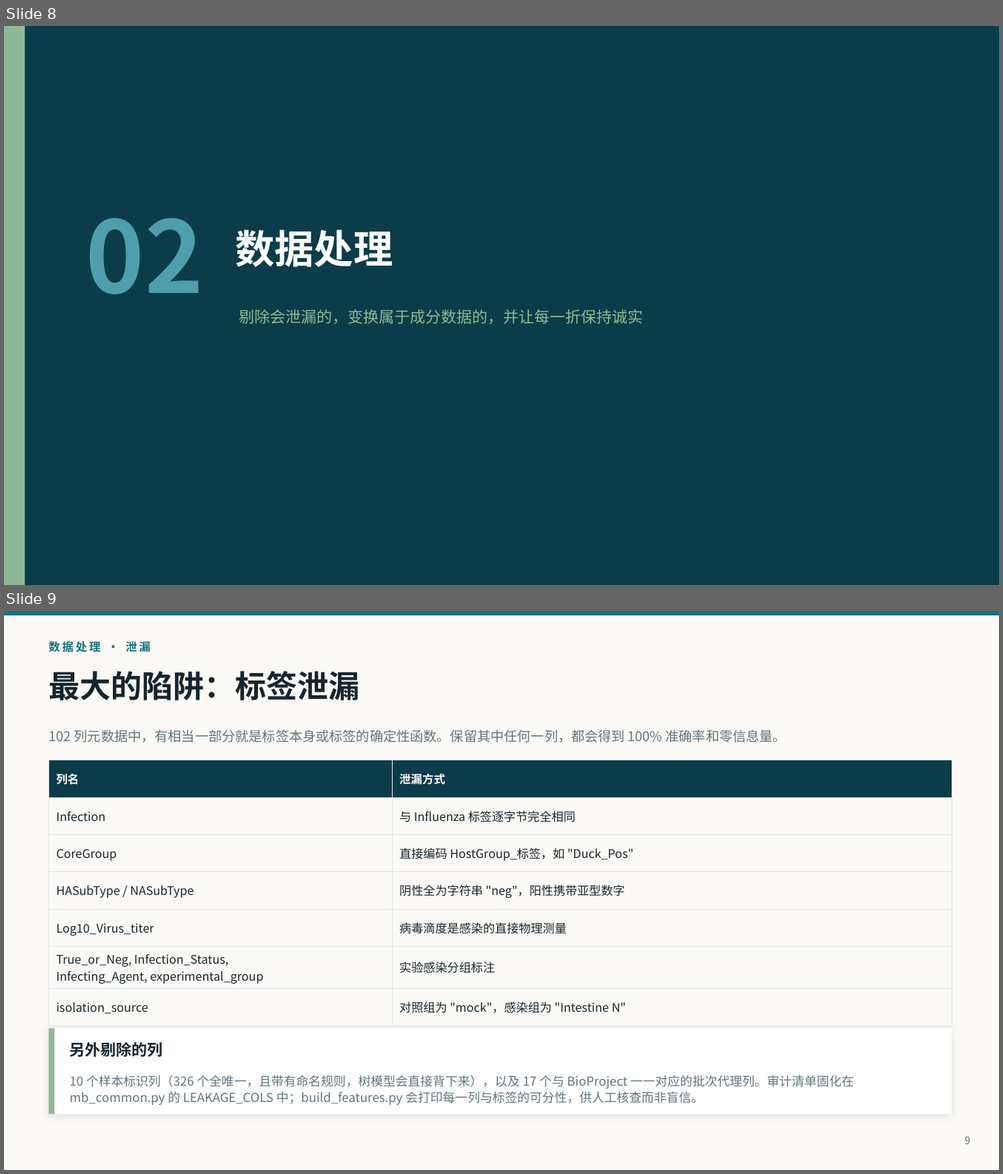
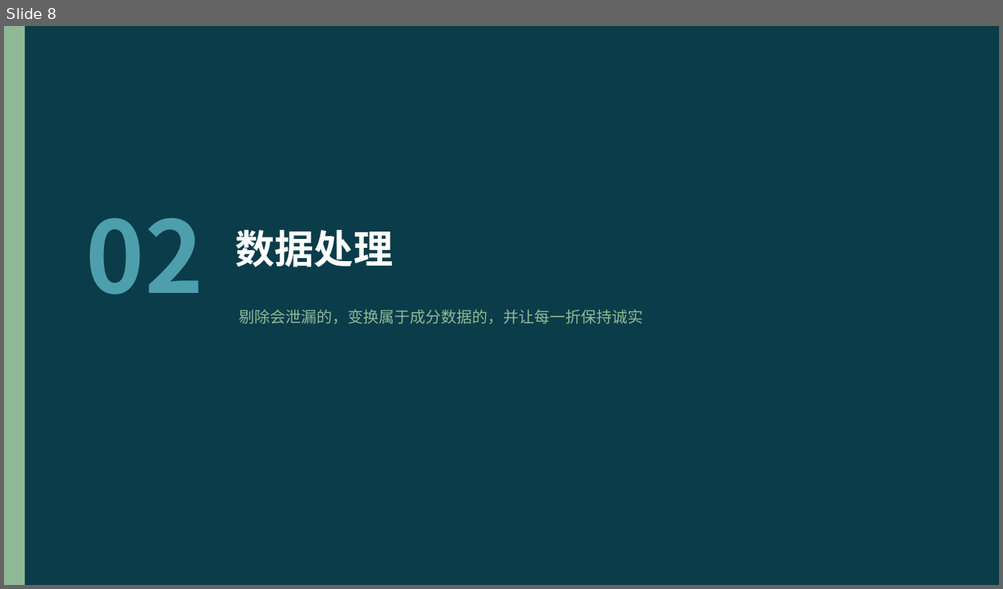
Before and after one commit to pengsihua2023/Christina-machine-learning-project, a slide deck: slides/Influenza_Microbiome_ML_Overview_ZH.pptx. Shown one above the other, each under a label of ours: slides 8 and 9 before the commit, slide 8 after it. The pictures are 1003x1174 and 1003x589 pixels, drawn with LibreOffice and Linux fonts; fonts in the diff are those of the drawing. Boxes give left, top, right and bottom in pixels: in the first picture for what was removed or moved away, otherwise in the second. Text is boxed around its words. In the diff, an @@ line names an element or a change of style, - is before the commit and + after.

```diff
--- a/slides/Influenza_Microbiome_ML_Overview_ZH.pptx
+++ b/slides/Influenza_Microbiome_ML_Overview_ZH.pptx
@@ slide 9 removed at [4, 611, 999, 1170], background #FCFAF6 @@
@@ rectangle removed at [4, 611, 999, 615] @@
@@ text removed at [48, 641, 151, 652] @@
-数据处理 · 泄漏
@@ text removed at [48, 671, 359, 701] @@
-最大的陷阱：标签泄漏
@@ text removed at [48, 729, 786, 743] @@
-102 列元数据中，有相当一部分就是标签本身或标签的确定性函数。保留其中任何一列，都会得到 100% 准确率和零信息量。
@@ table removed at [48, 760, 951, 1017], 7 rows, 2 columns @@
-列名 | 泄漏方式
-Infection | 与 Influenza 标签逐字节完全相同
-CoreGroup | 直接编码 HostGroup_标签，如 "Duck_Pos"
-HASubType / NASubType | 阴性全为字符串 "neg"，阳性携带亚型数字
-Log10_Virus_titer | 病毒滴度是感染的直接物理测量
-True_or_Neg, Infection_Status, / Infecting_Agent, experimental_group | 实验感染分组标注
-isolation_source | 对照组为 "mock"，感染组为 "Intestine N"
@@ rectangle removed at [48, 1029, 951, 1115] @@
@@ rectangle removed at [48, 1029, 54, 1115] @@
@@ text removed at [70, 1042, 163, 1057] @@
-另外剔除的列
@@ text removed at [70, 1076, 854, 1105] @@
-10 个样本标识列（326 个全唯一，且带有命名规则，树模型会直接背下来），以及 17 个与 BioProject 一一对应的批次代理列。审计清单固化在 mb_common.py 的 LEAKAGE_COLS 中；build_features.py 会打印每一列与标签的可分性，供人工核查而非盲信。
@@ text removed at [965, 1136, 970, 1145] @@
-9
```
Also in this commit, not shown: 12 slides changed, 4 other files.
